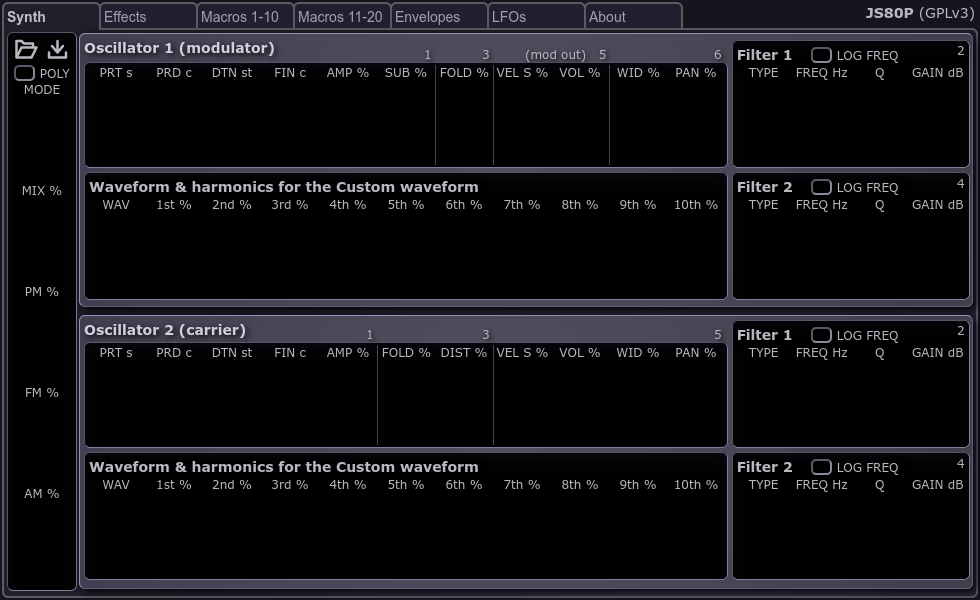
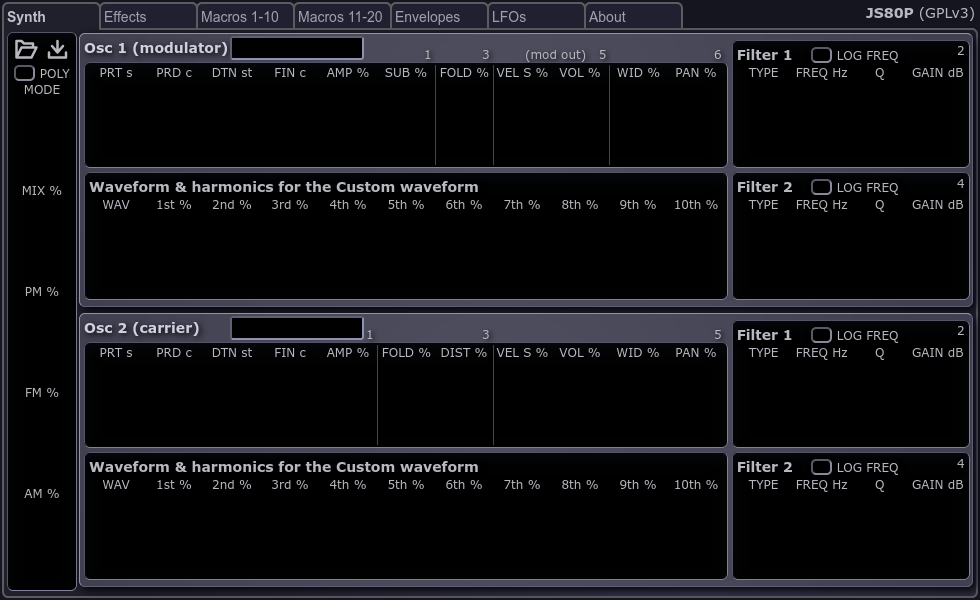
Comparing the layer stacks of the two (980, 600) images. Changes:
painted on "synth" over [76, 36, 978, 598]
